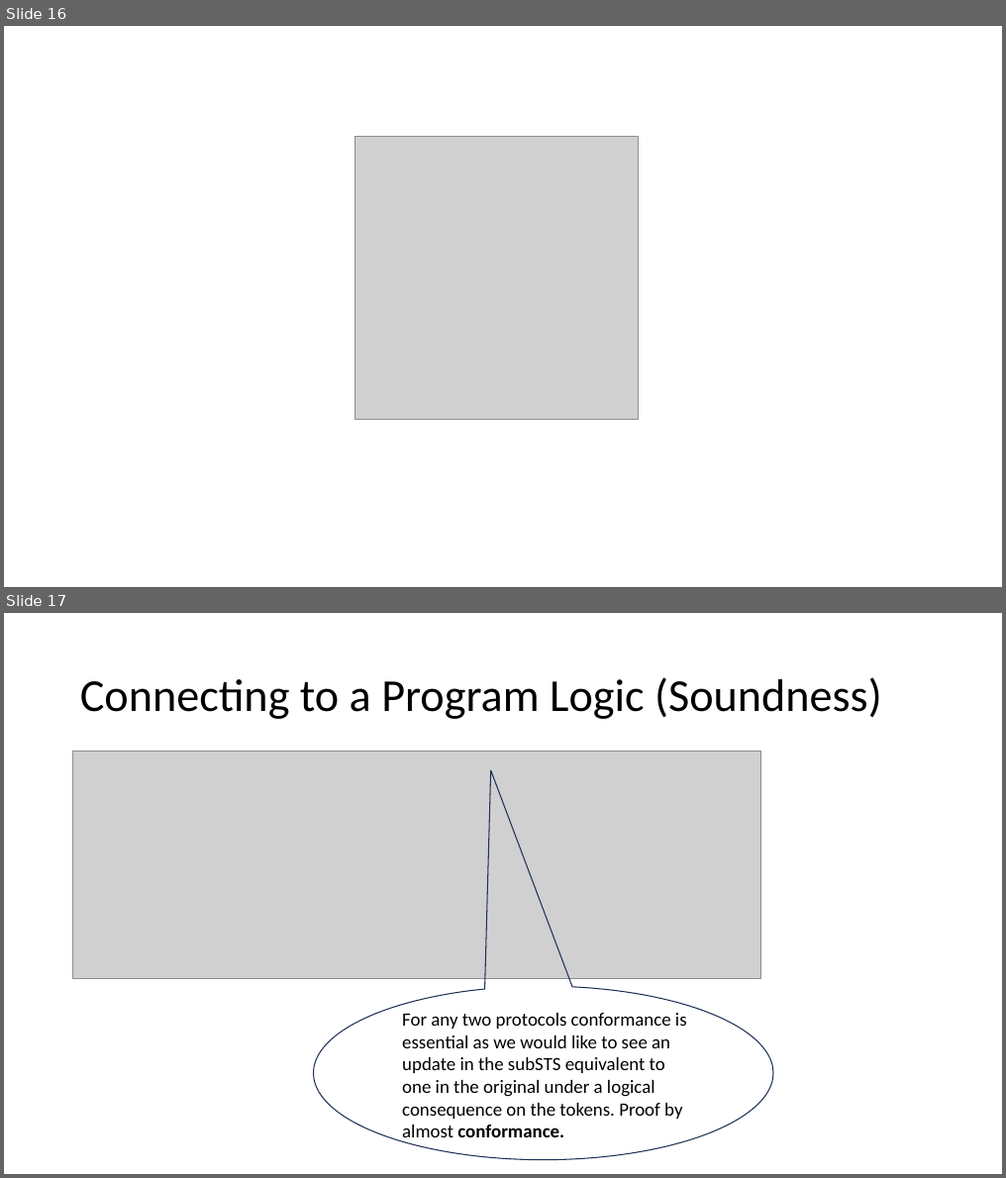
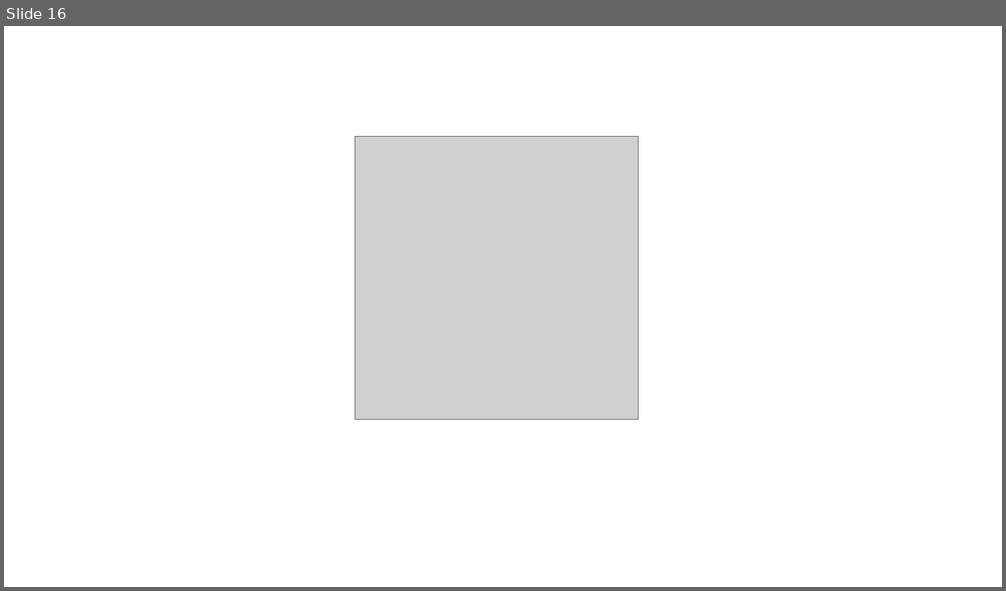
Before and after one commit to Contingent-Systems/modal_abstractions_presentations, a slide deck: njpls_nyu_2024/proposal.pptx. Shown one above the other, each under a label of ours: slides 16 and 17 before the commit, slide 16 after it. The pictures are 1006x1178 and 1006x591 pixels, drawn with LibreOffice and Linux fonts; fonts in the diff are those of the drawing; grey boxes stand for pictures. Boxes give left, top, right and bottom in pixels: in the first picture for what was removed or moved away, otherwise in the second. Text is boxed around its words. In the diff, an @@ line names an element or a change of style, - is before the commit and + after.

```diff
--- a/njpls_nyu_2024/proposal.pptx
+++ b/njpls_nyu_2024/proposal.pptx
@@ slide 17 removed at (4, 613, 1002, 1174), background #FFFFFF @@
@@ title removed at (80, 677, 882, 719) @@
-Connecting to a Program Logic (Soundness)
@@ picture removed at (73, 752, 761, 979) @@
@@ speech bubble removed at (313, 986, 773, 1160) @@
@@ text removed at (402, 1013, 687, 1144) @@
-For any two protocols conformance is essential as we would like to see an update in the subSTS equivalent to one in the original under a logical consequence on the tokens. Proof by almost conformance.
```
Also in this commit, not shown: 7 slides changed.
